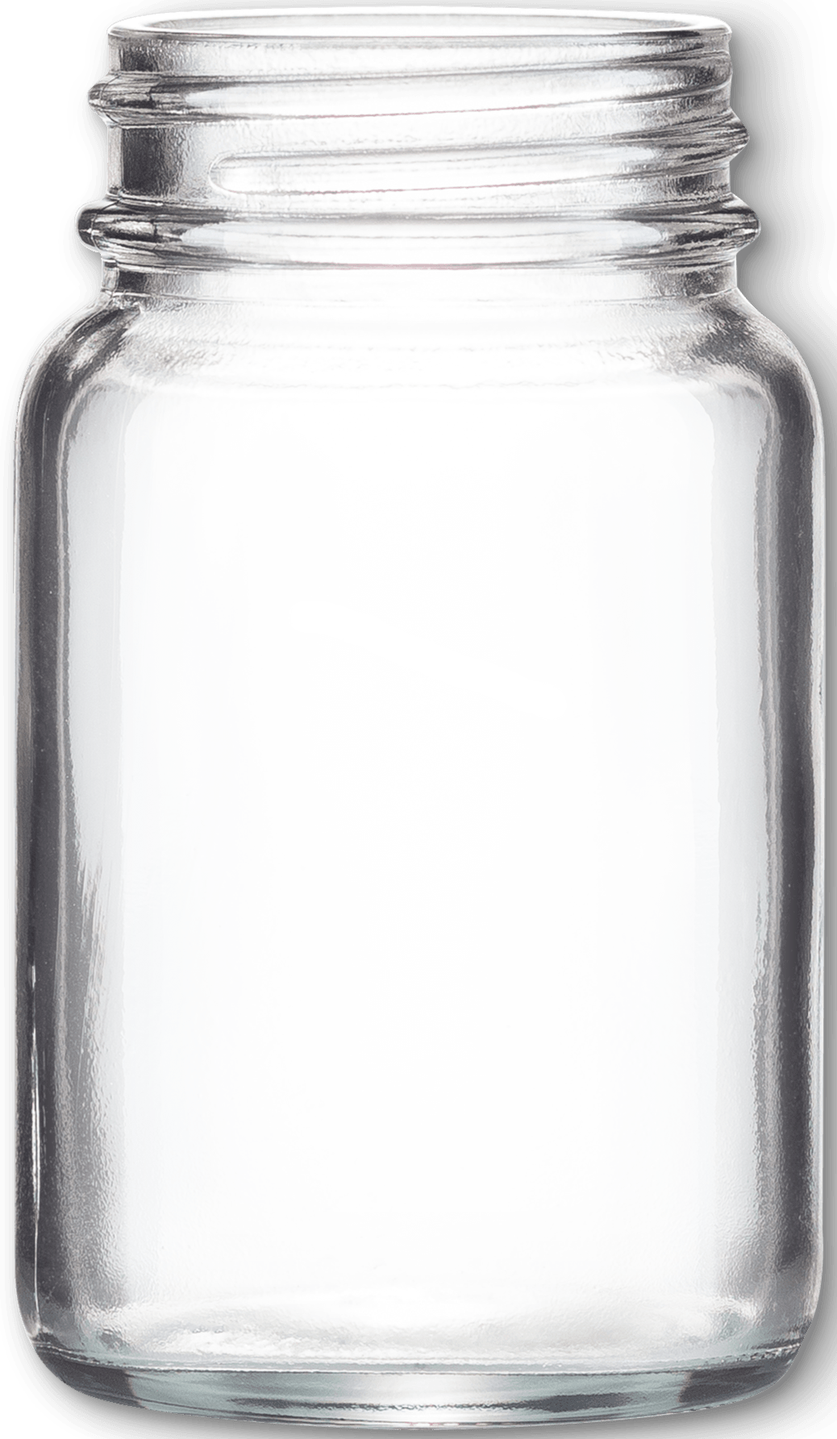
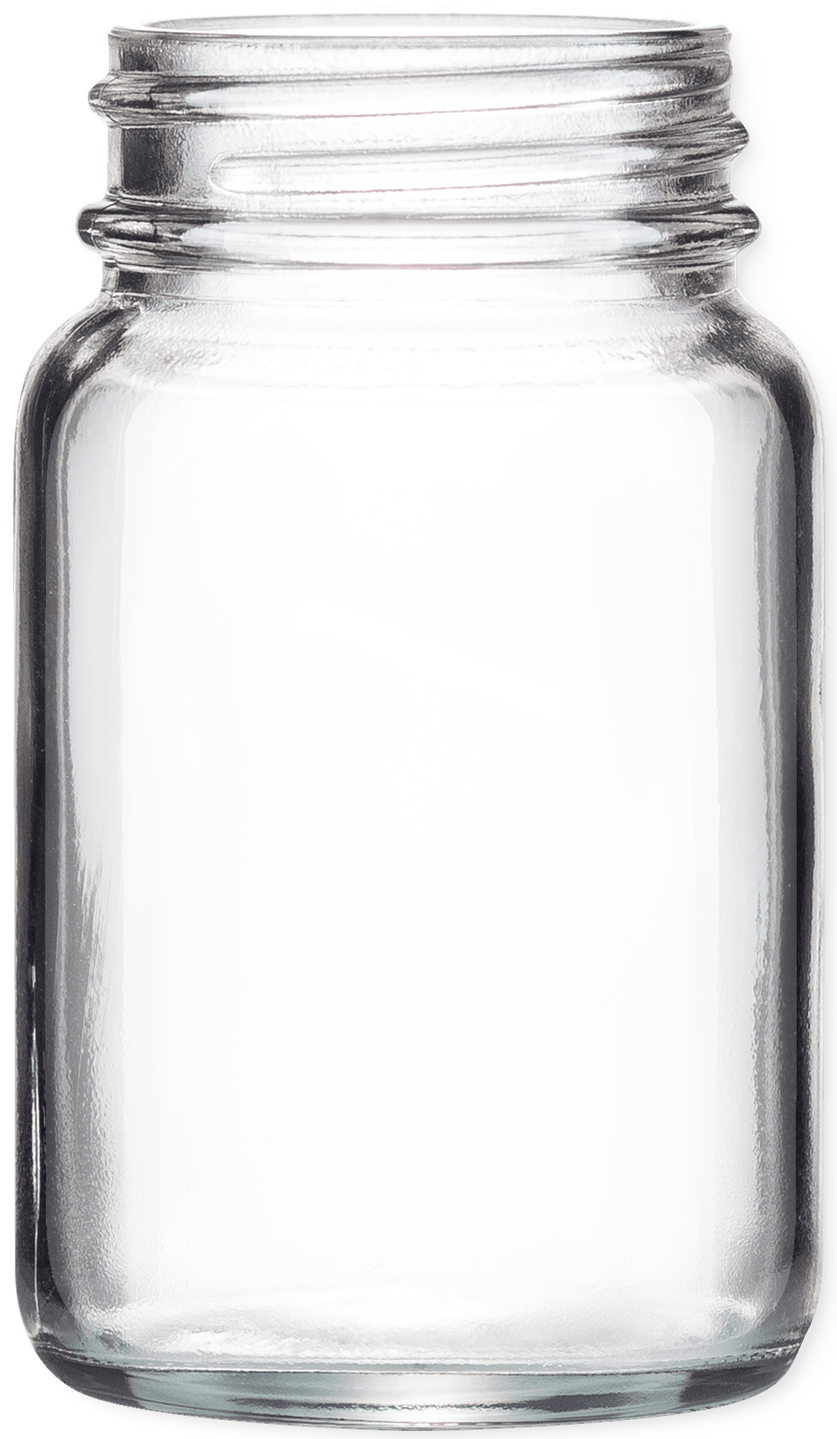
Comparing the layer stacks of the two (837, 1439) images. Changes:
painted on "jar.png" over [0, 0, 837, 1439]
